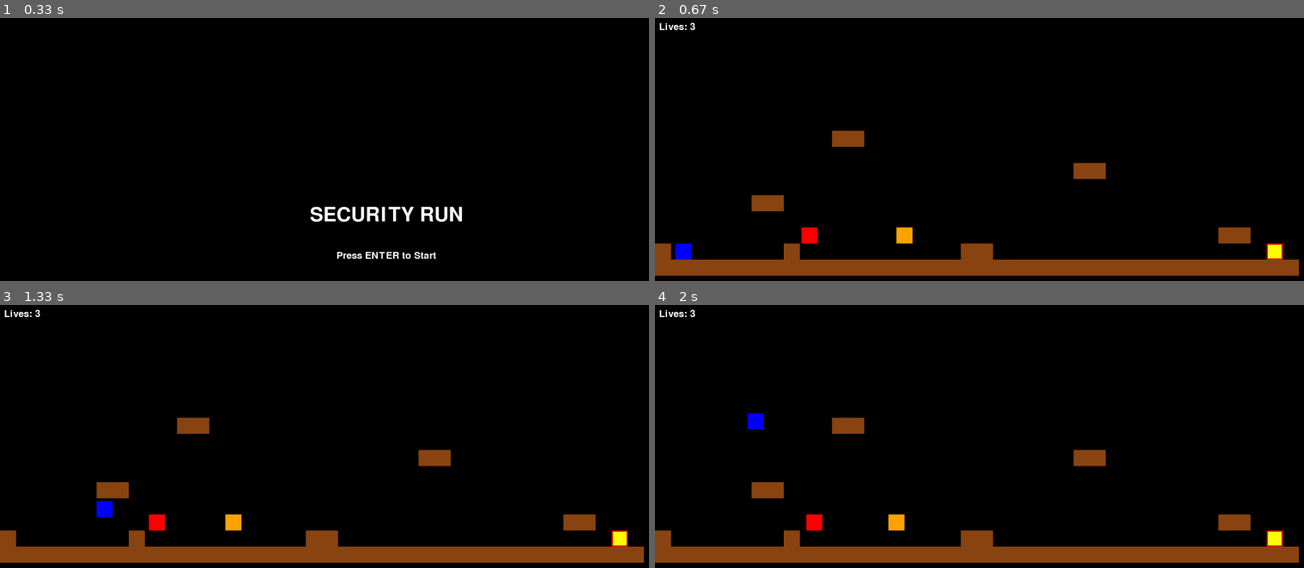
Above: before the commit, frames 1-4 (two rows, left to right).
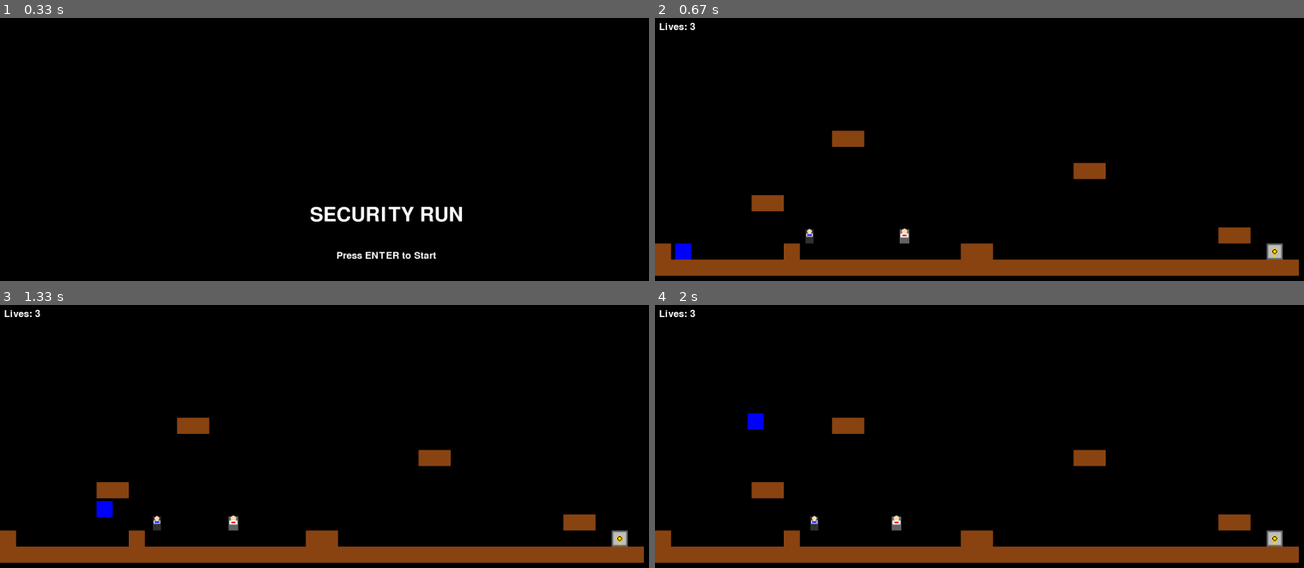
Above: after the commit, the same moments.

Repository: tomomo086/Cubic_Run
Game: pygame game, started from main.py
Two runs of this game, one before a commit and one after it. Both use one fixed random seed, a clock stepped at 60 frames per second and the inputs below.
Inputs:
- Up to frame 1 (0.33 s): no input
- Up to frame 2 (0.67 s): tap Enter at 0.33 s
- Up to frame 3 (1.33 s): hold Right 0.67-1.13 s; hold Right from 1.17 s (still down); tap Space at 1.23 s
- Up to frame 4 (2 s): tap Space at 1.53, 1.73 s; release Right at 1.63 s; hold Left from 1.67 s (still down)

Frame 1 is identical in both runs. In frame 2, 0.5% of the frame differs, in the area x 22-97%, y 79-92%; in frame 3, 0.5%; in frame 4, 0.5%.

Commit message:
Grphic_Upd

Diff:
--- a/enemy.py
+++ b/enemy.py
@@ -9,16 +9,33 @@
     def __init__(self, x: int, y: int, speed: float, image_path: str, walk_range_start: int, walk_range_end: int):
         super().__init__()
 
-        # 色付き四角形で敵を描画（画像が透明の場合の対策）
+        # 警備員らしいグラフィックで描画
         self.image = pygame.Surface((TILE_SIZE, TILE_SIZE))
+        self.image.fill((0, 0, 0, 0))  # 透明背景
+
         if 'enemy_t' in image_path.lower():
-            self.image.fill((255, 0, 0))  # 敵Tは赤色
+            # 細い警備員T（黒い制服）
+            pygame.draw.rect(self.image, (50, 50, 50), (10, 5, 20, 35))  # 体
+            pygame.draw.circle(self.image, (255, 220, 177), (20, 10), 6)  # 頭
+            pygame.draw.rect(self.image, (255, 255, 255), (12, 15, 16, 8))  # シャツ
+            pygame.draw.rect(self.image, (0, 0, 255), (14, 17, 12, 4))  # ネクタイ（青）
         elif 'enemy_h' in image_path.lower():
-            self.image.fill((255, 165, 0))  # 敵Hはオレンジ色
+            # ずんぐり警備員H（グレー制服）
+            pygame.draw.rect(self.image, (100, 100, 100), (8, 5, 24, 35))  # 体
+            pygame.draw.circle(self.image, (255, 220, 177), (20, 10), 7)  # 頭
+            pygame.draw.rect(self.image, (255, 255, 255), (10, 15, 20, 10))  # シャツ
+            pygame.draw.rect(self.image, (255, 0, 0), (15, 18, 10, 4))  # ネクタイ（赤）
         elif 'boss' in image_path.lower():
-            self.image.fill((139, 0, 139))  # 社長は紫色
+            # 社長（高級スーツ）
+            pygame.draw.rect(self.image, (20, 20, 60), (10, 5, 20, 35))  # ダークスーツ
+            pygame.draw.circle(self.image, (255, 220, 177), (20, 10), 6)  # 頭
+            pygame.draw.rect(self.image, (255, 255, 255), (12, 15, 16, 8))  # 高級シャツ
+            pygame.draw.rect(self.image, (255, 215, 0), (14, 17, 12, 4))  # ゴールドタイ
         else:
-            self.image.fill((255, 0, 0))  # デフォルトは赤色
+            # デフォルト警備員
+            pygame.draw.rect(self.image, (50, 50, 50), (10, 5, 20, 35))  # 体
+            pygame.draw.circle(self.image, (255, 220, 177), (20, 10), 6)  # 頭
+
         self.original_image = self.image.copy()  # 元の画像を保存
 
         # Rectオブジェクト
--- a/stage.py
+++ b/stage.py
@@ -67,10 +67,14 @@
                     # 地面/ブロックを茶色で描画
                     pygame.draw.rect(screen, BROWN, (x, y, TILE_SIZE, TILE_SIZE))
                 elif tile == 'G' and self.goal_rect:
-                    # ゴールを明るい黄色で描画（目立つように）
-                    pygame.draw.rect(screen, (255, 255, 0), (x, y, TILE_SIZE, TILE_SIZE))
-                    # 赤い枠線を追加してさらに目立たせる
-                    pygame.draw.rect(screen, (255, 0, 0), (x, y, TILE_SIZE, TILE_SIZE), 3)
+                    # 会社の金庫らしいゴール
+                    pygame.draw.rect(screen, (192, 192, 192), (x, y, TILE_SIZE, TILE_SIZE))  # シルバー金庫
+                    pygame.draw.rect(screen, (105, 105, 105), (x, y, TILE_SIZE, TILE_SIZE), 4)  # 濃いグレー枠
+                    # 金庫のダイヤル
+                    pygame.draw.circle(screen, (255, 215, 0), (x+TILE_SIZE//2, y+TILE_SIZE//2), 8)  # ゴールドダイヤル
+                    pygame.draw.circle(screen, (0, 0, 0), (x+TILE_SIZE//2, y+TILE_SIZE//2), 6, 2)  # 黒い目盛り
+                    # 金庫のハンドル
+                    pygame.draw.rect(screen, (255, 215, 0), (x+TILE_SIZE//2-2, y+TILE_SIZE//2+10, 4, 6))  # ハンドル
 
     def get_platforms(self) -> list[pygame.Rect]:
         """プラットフォームのリストを取得"""
